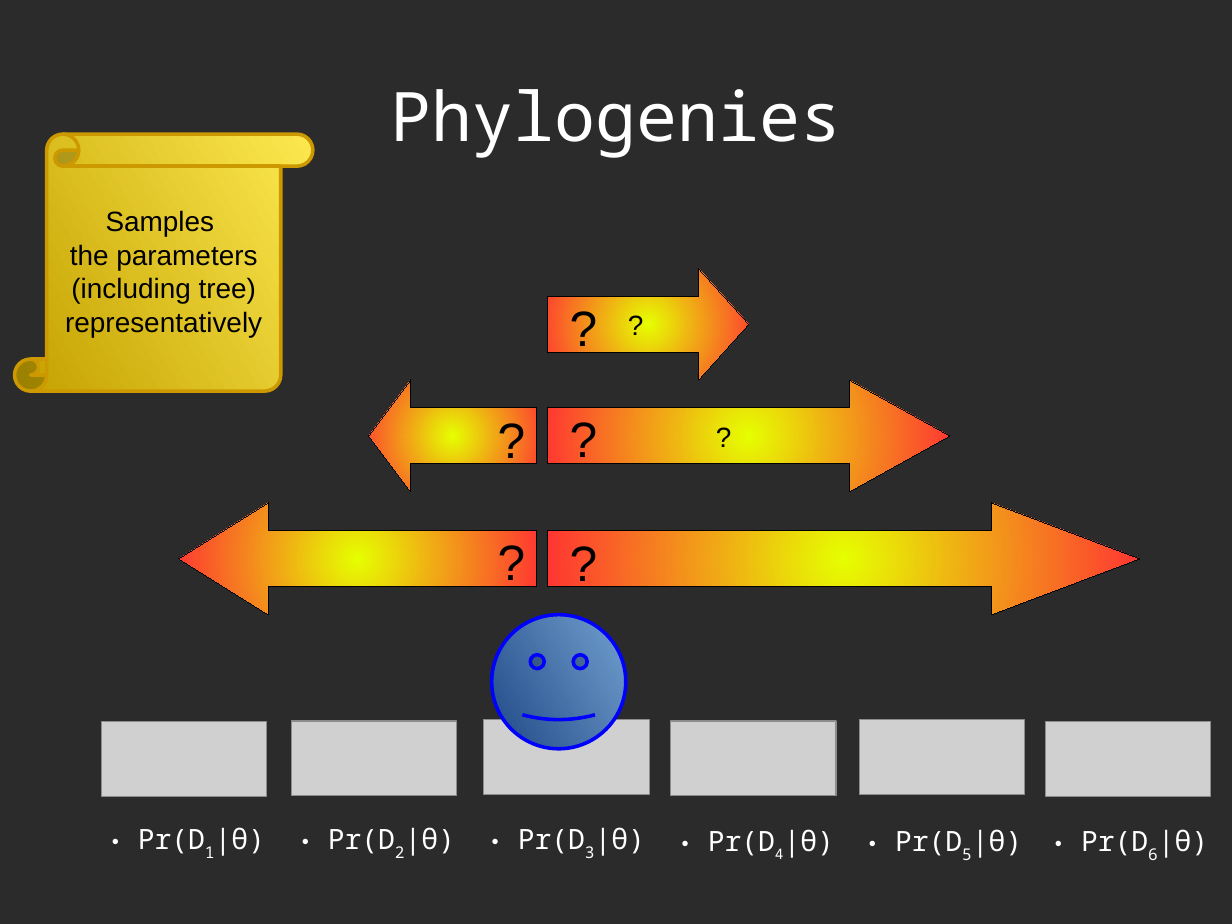
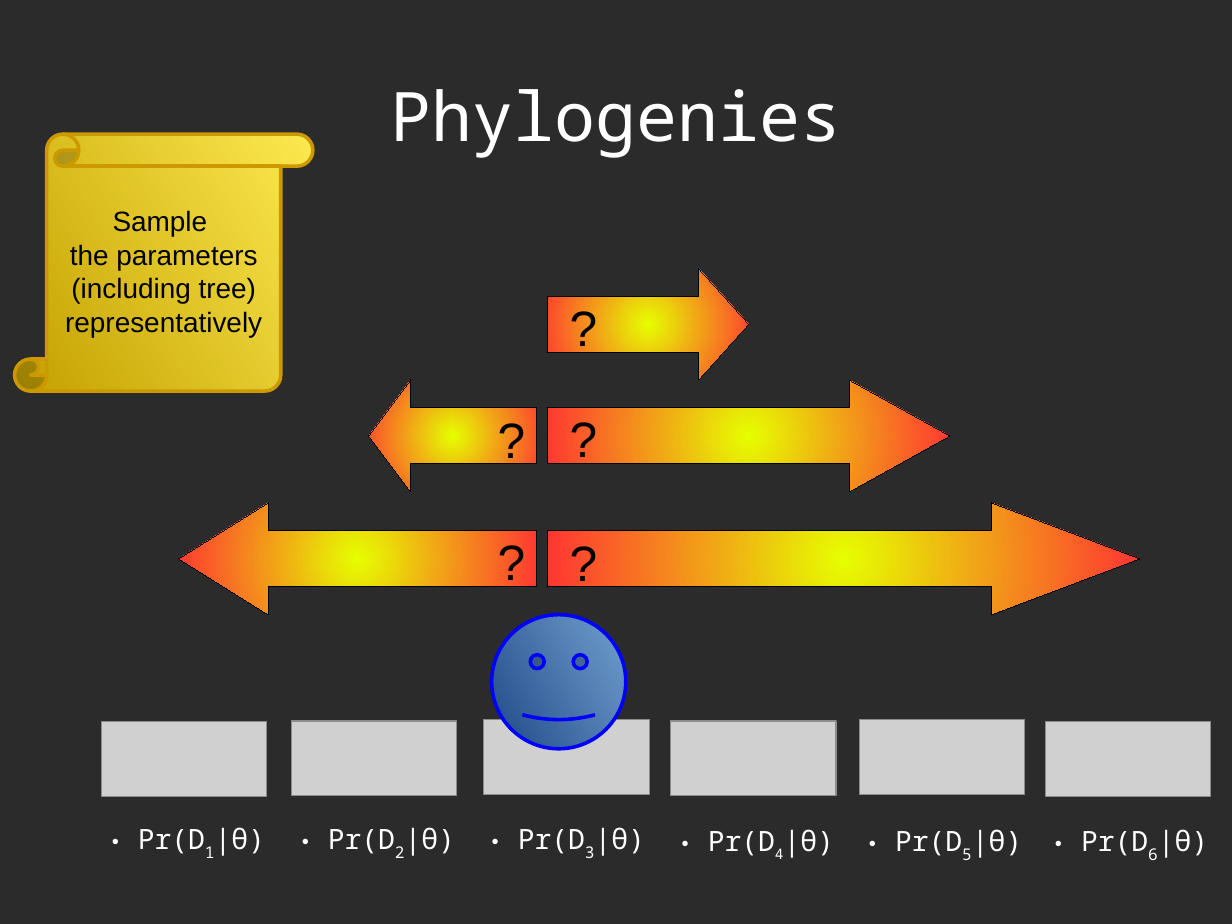
Before and after one commit to richelbilderbeek/Science, a slide deck: slide 29 of Bilderbeek2016Beast/Beast2.odp (slide 18 before the commit). Drawn at 1232x924 pixels with LibreOffice and Linux fonts; fonts in the diff are those of the drawing; grey boxes stand for pictures; background and template pictures are left out; a plain dark background stands for a picture behind light text. Boxes give left, top, right and bottom in pixels: in the first picture for what was removed or moved away, otherwise in the second. Text is boxed around its words. In the diff, an @@ line names an element or a change of style, - is before the commit and + after.

```diff
--- a/Bilderbeek2016Beast/Beast2.odp
+++ b/Bilderbeek2016Beast/Beast2.odp
@@ text in vertical scroll at bbox=[113, 210, 208, 236]: text changed @@
-Samples
+Sample
@@ text in right arrow at bbox=[548, 268, 749, 380]: text removed @@
-?
@@ text in right arrow at bbox=[548, 380, 950, 492]: text removed @@
-?
```
Also in this commit, not shown: 11 other slides changed, 13 slides added, 5 slides removed, 13 other files.
